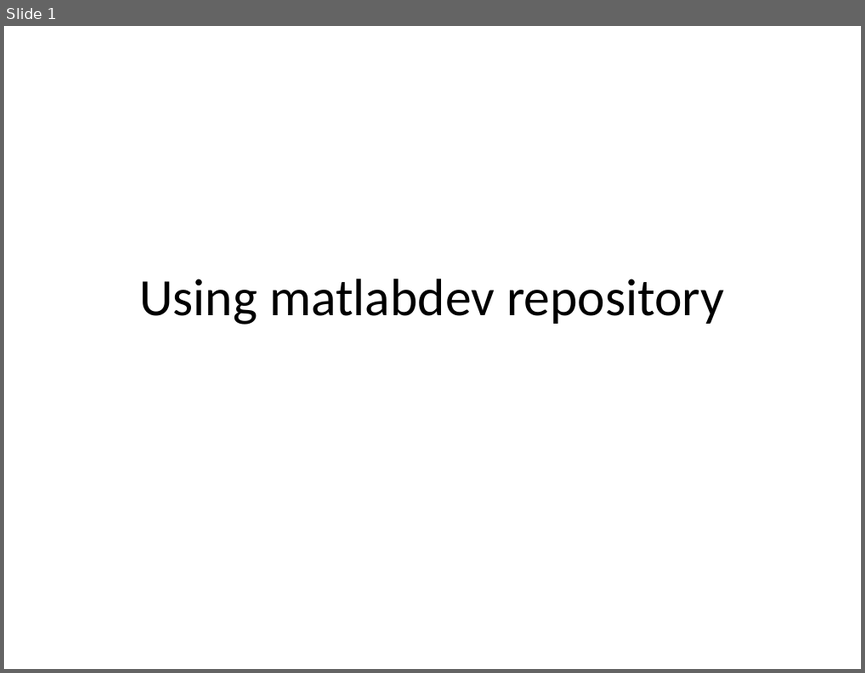
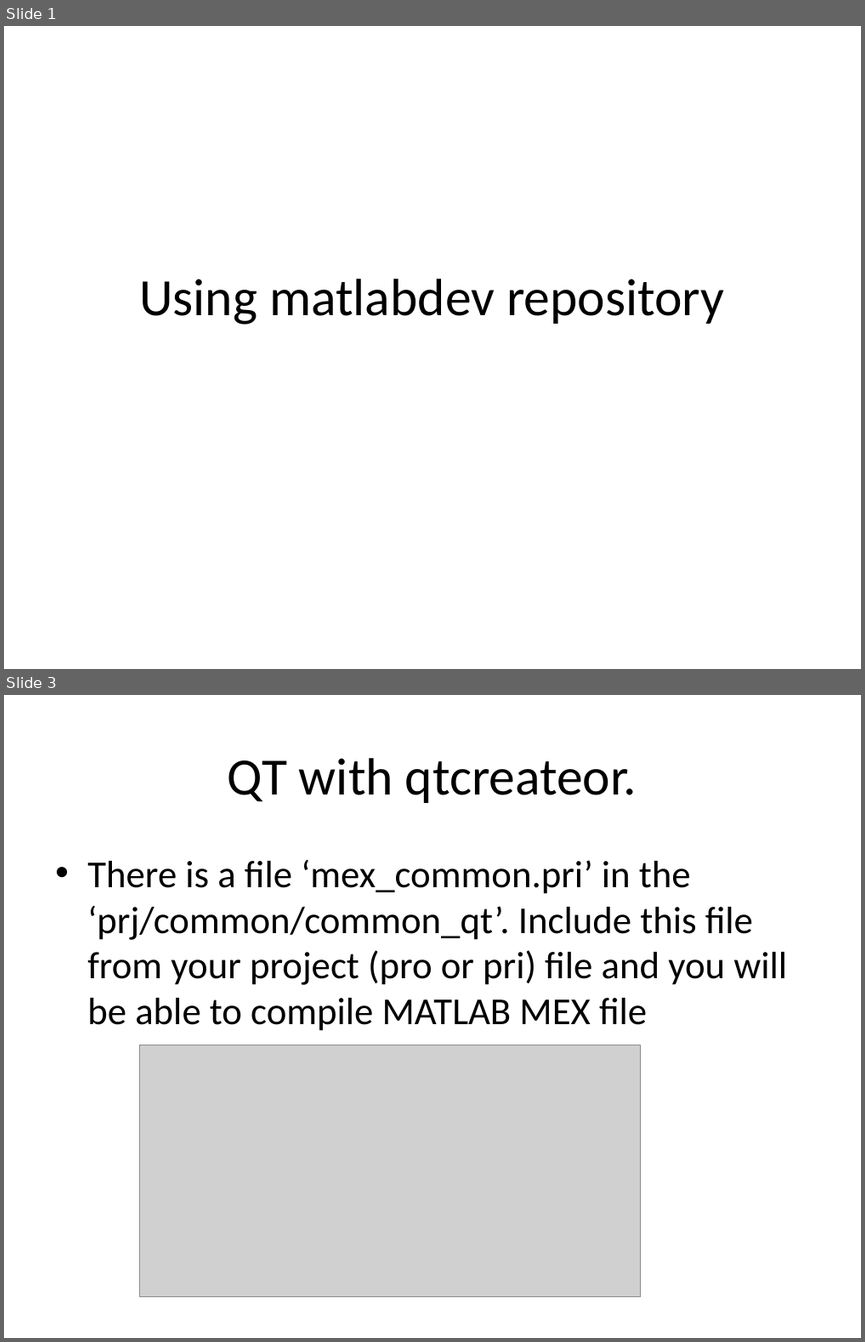
Before and after one commit to davitkalantaryan/matlabdev, a slide deck: docs/using_matlabdev_repository.pptx. Shown one above the other, each under a label of ours: slide 1 before the commit, slides 1 and 3 after it; the slides between them are not shown. The pictures are 865x673 and 865x1342 pixels, drawn with LibreOffice and Linux fonts; fonts in the diff are those of the drawing; grey boxes stand for pictures. Boxes give left, top, right and bottom in pixels: in the first picture for what was removed or moved away, otherwise in the second. Text is boxed around its words. In the diff, an @@ line names an element or a change of style, - is before the commit and + after.

```diff
--- a/docs/using_matlabdev_repository.pptx
+++ b/docs/using_matlabdev_repository.pptx
@@ slide 3 added at (4, 695, 861, 1338), background #FFFFFF @@
@@ title added at (228, 758, 636, 803), 44 pt, text #000000 @@
+QT with qtcreateor.
@@ text added at (87, 860, 787, 1031), 32 pt, text #000000 @@
+• There is a file ‘mex_common.pri’ in the ‘prj/common/common_qt’. Include this file from your project (pro or pri) file and you will be able to compile MATLAB MEX file
@@ picture added at (139, 1044, 640, 1297) @@
```
Also in this commit, not shown: 1 slide changed, 1 other slide added, 1 other file.
